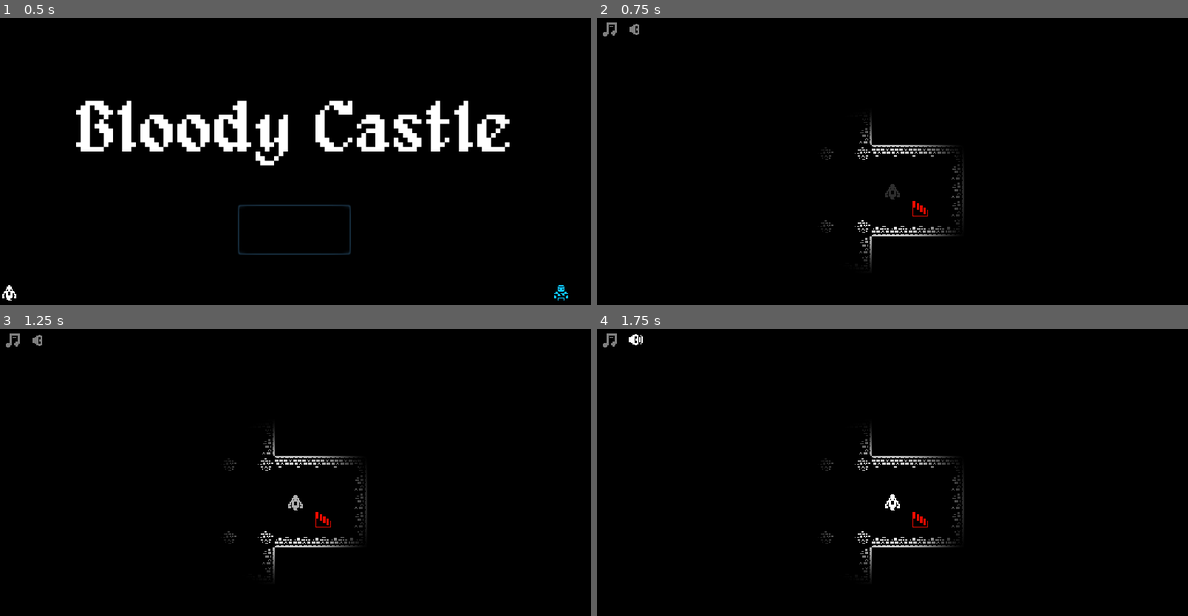
Above: before the commit, frames 1-4 (two rows, left to right).
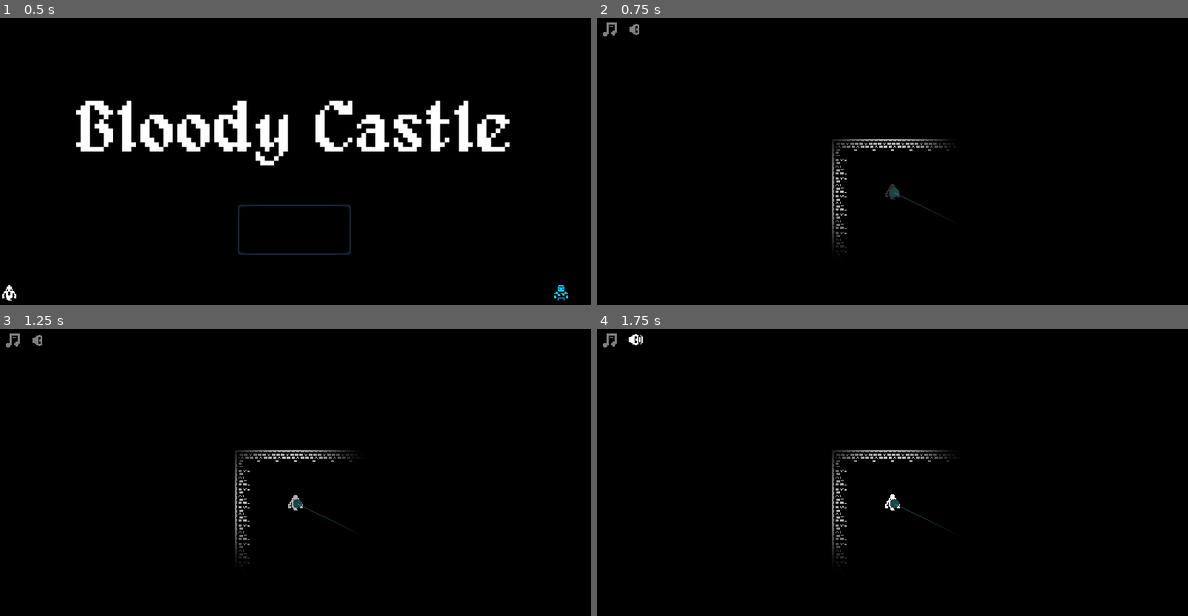
Above: after the commit, the same moments.

Repository: skarnl/miziziz-game-jam-2020
Game: Godot game, scene res://screens/main_menu.tscn
Two runs of this game, one before a commit and one after it. Both use one fixed random seed, a clock stepped at 60 frames per second and the inputs below. Sound files missing from this copy of the repository are replaced by a short silence.
Inputs (mouse positions are in pixels of both pictures, inside the frame that each line leads up to):
- Up to frame 1 (0.5 s): no input
- Up to frame 2 (0.75 s): click "start" at 0.5 s
- Up to frame 3 (1.25 s): no input
- Up to frame 4 (1.75 s): click (638, 343) at 1.25 s

Frame 1 is identical in both runs. In frame 2, 1.5% of the frame differs, in the area x 37-63%, y 34-87%; in frame 3, 1.5%; in frame 4, 1.5%.

Commit message:
Start game with game :P

Diff:
--- a/global/game.gd
+++ b/global/game.gd
@@ -19,7 +19,7 @@
 }
 
 const BASE_LEVELS_PATH = 'res://game/'
-var current_level = 0
+var current_level = -1
 var levels = ['game.tscn', 'etage_2.tscn', 'etage_3.tscn']
 
 var _current_state: int = GameState.SPLASH setget _set_current_state
